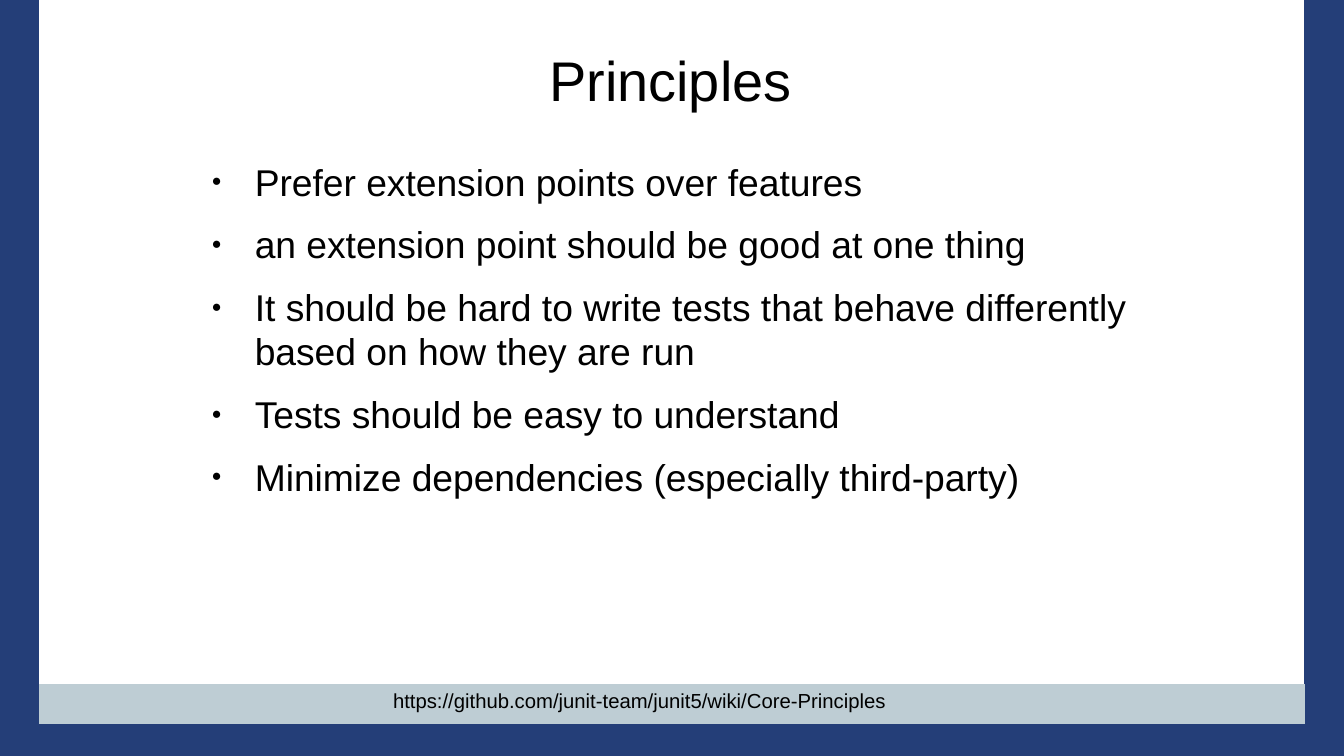
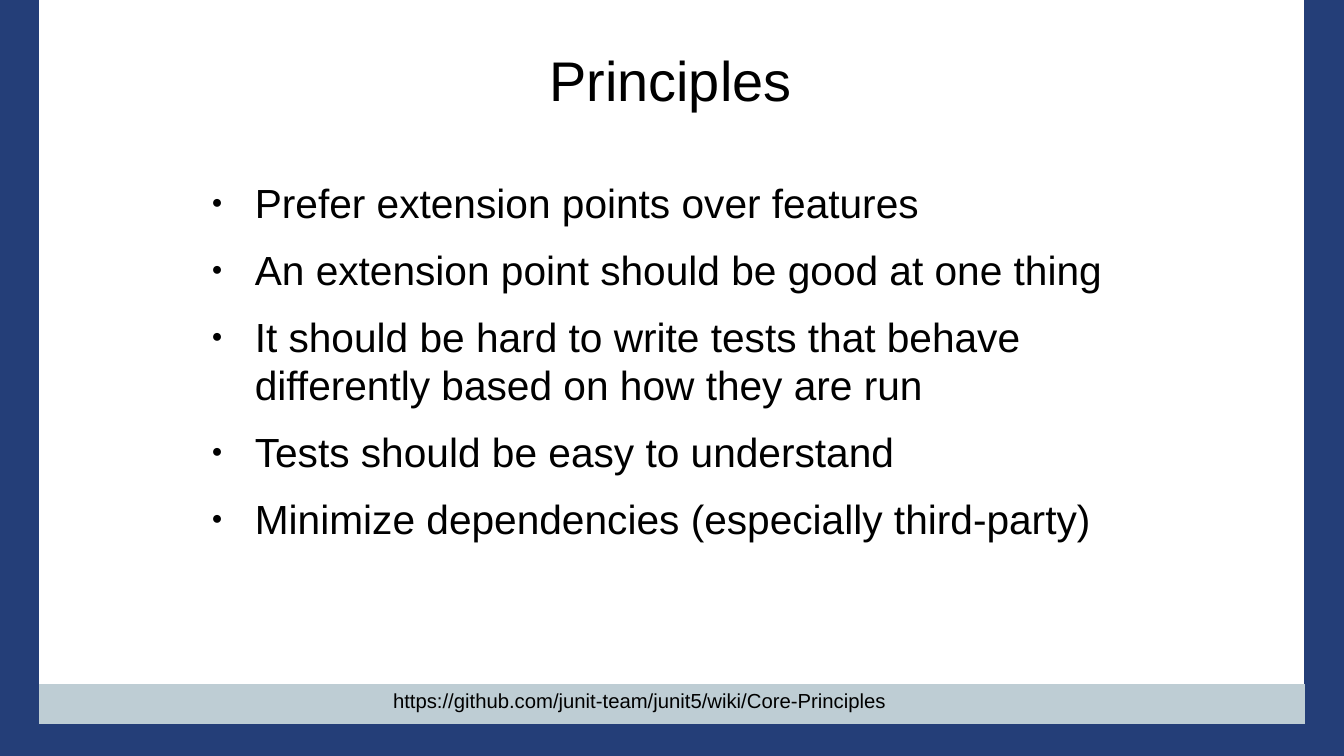
Before and after one commit to PennState/junit5-presentation, a slide deck: slide 14 of src/site/presentation/Junit5_Presentation_JavaOne_2016.odp (slide 9 before the commit). Drawn at 1344x756 pixels with LibreOffice and Linux fonts; fonts in the diff are those of the drawing; background and template pictures are left out. Boxes give left, top, right and bottom in pixels: in the first picture for what was removed or moved away, otherwise in the second. Text is boxed around its words. In the diff, an @@ line names an element or a change of style, - is before the commit and + after.

```diff
--- a/src/site/presentation/Junit5_Presentation_JavaOne_2016.odp
+++ b/src/site/presentation/Junit5_Presentation_JavaOne_2016.odp
@@ text "Prefer extension points over features": place and size @@
-text "Prefer extension points over features" at (255,169,1125,499)
+text "Prefer extension points over features" at (255,188,1102,541)
@@ text at (255,188,1090,541): size 22 to 24 pt in "Prefer extension points over features", "It should be hard to write tests ...", "Tests should be easy to understand", "Minimize dependencies (especially third-party)" @@
@@ text at (255,255,1102,293): text changed; size 22 to 24 pt @@
-● an extension point should be good at one thing
+● An extension point should be good at one thing
```
Also in this commit, not shown: 46 other slides changed, 18 slides added, 8 slides removed.
